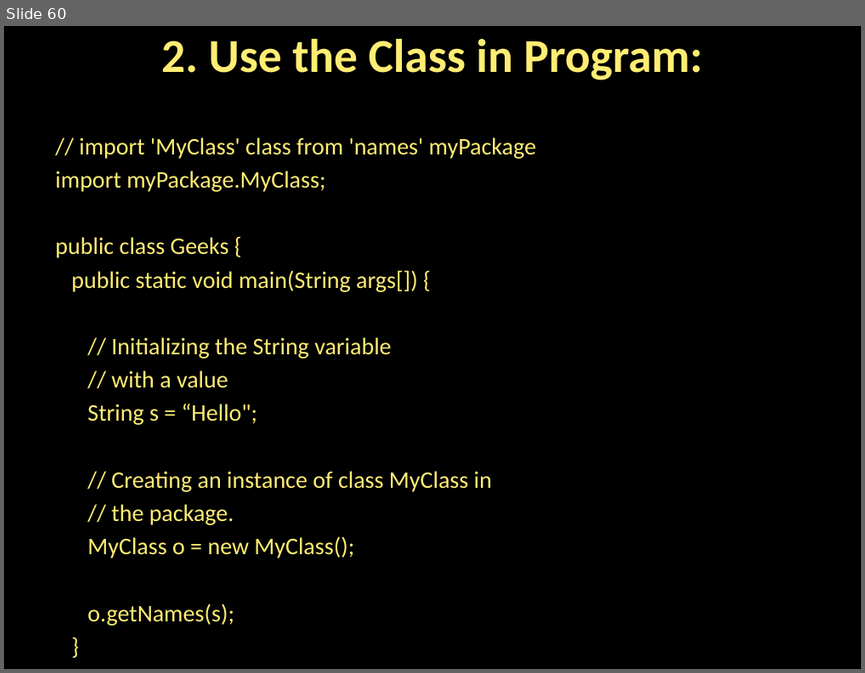
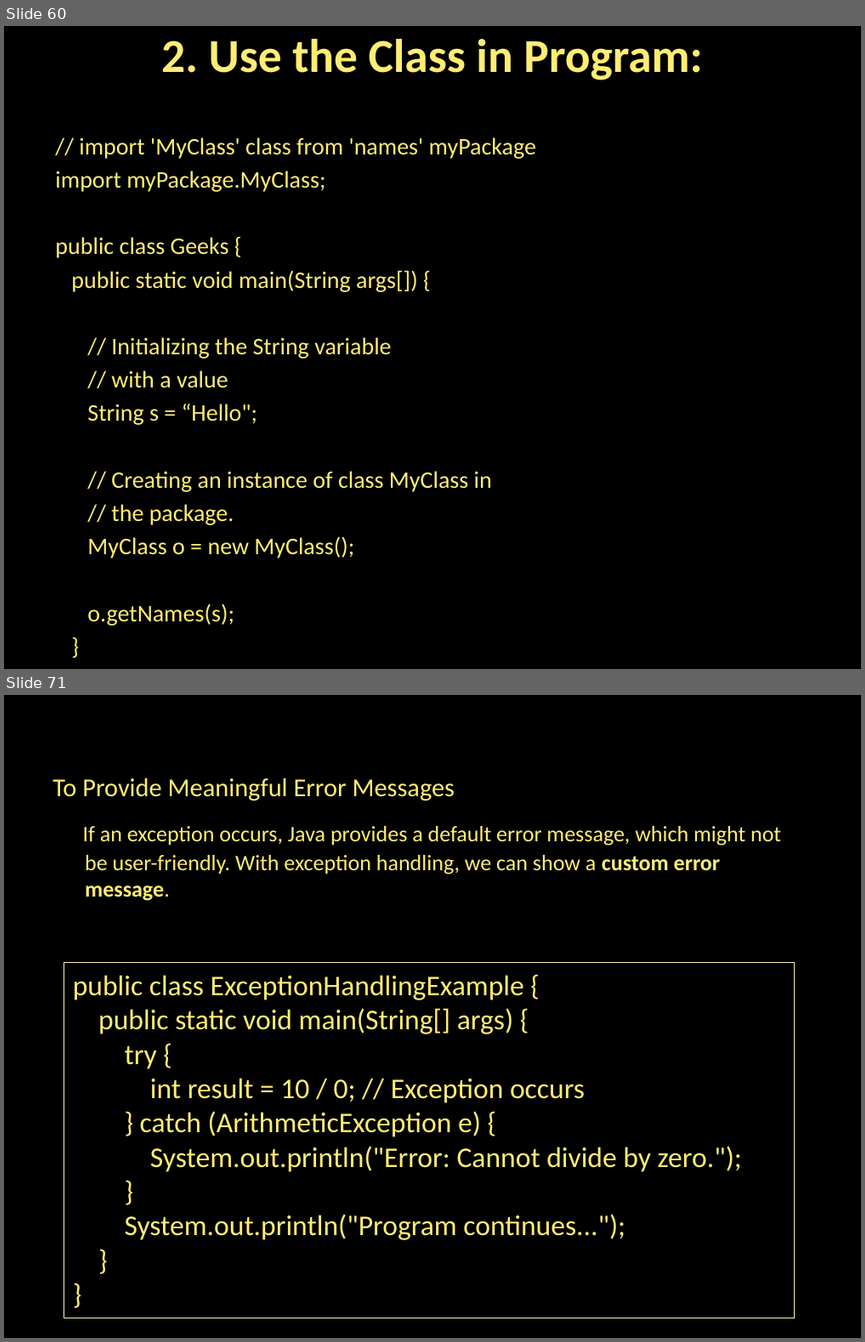
Before and after one commit to NemisRuparel/JAVA_Material, a slide deck: material/Inheritance in JAVA.pptx. Shown one above the other, each under a label of ours: slide 60 before the commit, slides 60 and 71 after it; the slides between them are not shown. The pictures are 865x673 and 865x1342 pixels, drawn with LibreOffice and Linux fonts; fonts in the diff are those of the drawing. Boxes give left, top, right and bottom in pixels: in the first picture for what was removed or moved away, otherwise in the second. Text is boxed around its words. In the diff, an @@ line names an element or a change of style, - is before the commit and + after.

```diff
--- a/material/Inheritance in JAVA.pptx
+++ b/material/Inheritance in JAVA.pptx
@@ slide 71 added at box(4, 695, 861, 1338), background #000000 @@
@@ text added at box(52, 778, 781, 901), 18.6 pt, text #FFED73 @@
+To Provide Meaningful Error Messages
+If an exception occurs, Java provides a default error message, which might not be user-friendly. With exception handling, we can show a custom error message.
@@ rectangle added at box(64, 962, 794, 1317), outline #FFF4AB 0.75 pt, 24 pt, text #FFED73 @@
+public class ExceptionHandlingExample {
+public static void main(String[] args) {
+try {
+int result = 10 / 0; // Exception occurs
+} catch (ArithmeticException e) {
+System.out.println("Error: Cannot divide by zero.");
+}
+System.out.println("Program continues...");
+}
+}
```
Also in this commit, not shown: 60 other slides added, 4 other files.
